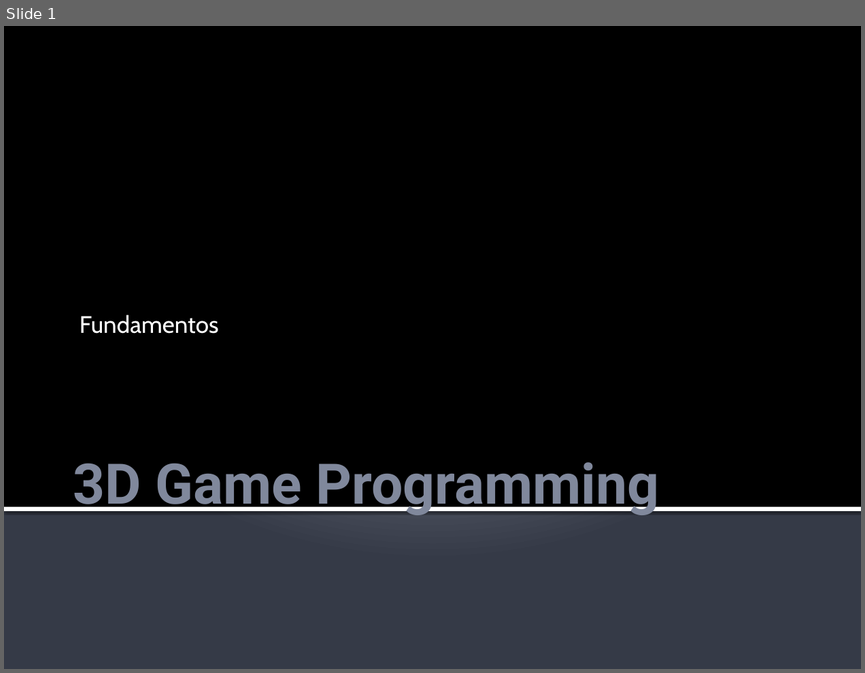
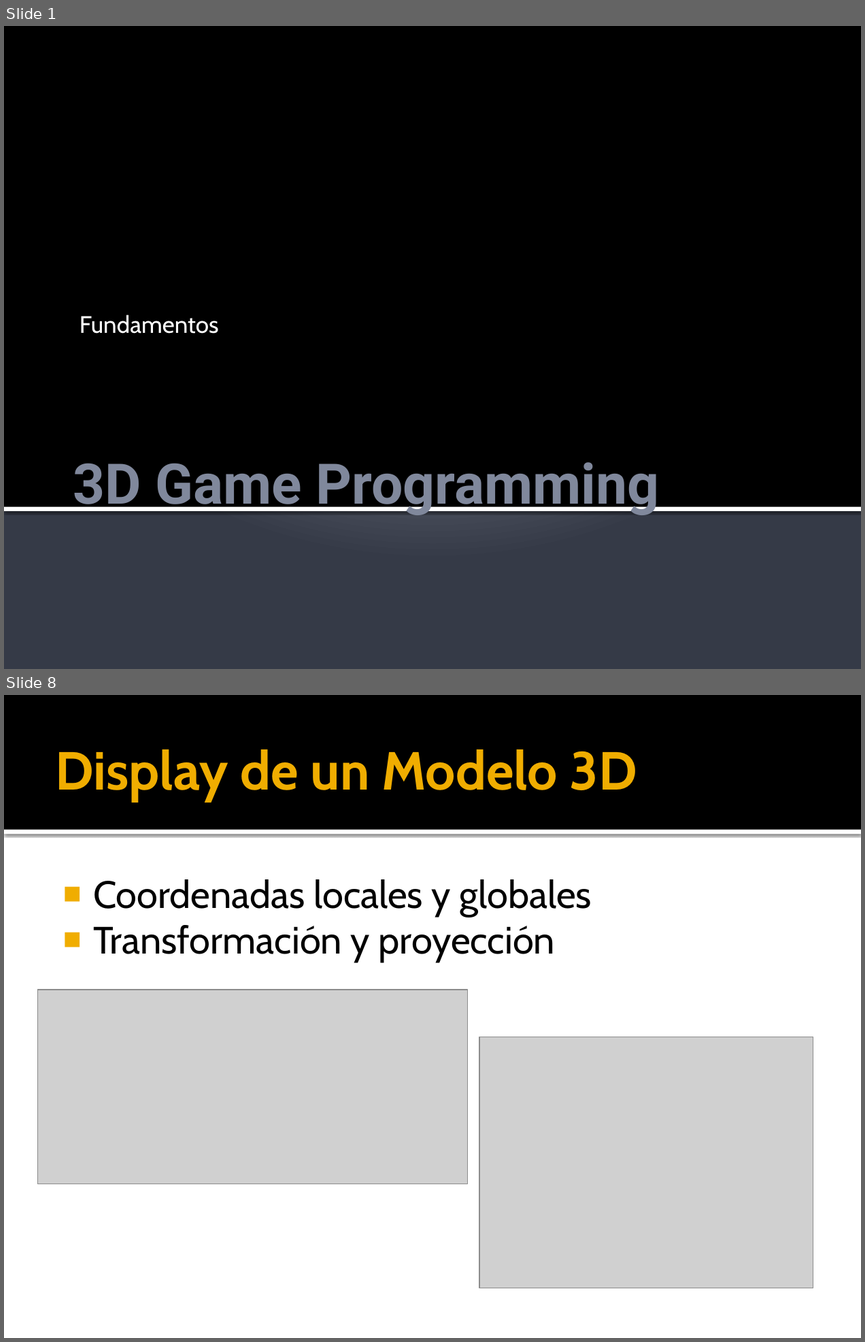
Before and after one commit to kringol/java3dengine, a slide deck: teoria/j3dEngine_chapter2.pptx. Shown one above the other, each under a label of ours: slide 1 before the commit, slides 1 and 8 after it; the slides between them are not shown. The pictures are 865x673 and 865x1342 pixels, drawn with LibreOffice and Linux fonts; fonts in the diff are those of the drawing; grey boxes stand for pictures. Boxes give left, top, right and bottom in pixels: in the first picture for what was removed or moved away, otherwise in the second. Text is boxed around its words. In the diff, an @@ line names an element or a change of style, - is before the commit and + after.

```diff
--- a/teoria/j3dEngine_chapter2.pptx
+++ b/teoria/j3dEngine_chapter2.pptx
@@ slide 8 added at [4, 695, 861, 1338], background #FFFFFF @@
@@ rectangle added at [4, 695, 861, 830], fill #000000 @@
@@ title added at [56, 749, 637, 801], 45 pt, text #F0AD00, bold @@
+Display de un Modelo 3D
@@ rectangle added at [4, 830, 861, 834], fill #FFFFFF @@
@@ text added at [93, 879, 592, 962], 32 pt, text #000000 @@
+■ Coordenadas locales y globales
+■ Transformación y proyección
@@ picture added at [37, 989, 468, 1183] @@
@@ picture added at [479, 1037, 813, 1288] @@
```
Also in this commit, not shown: 1 slide changed, 15 other slides added.
